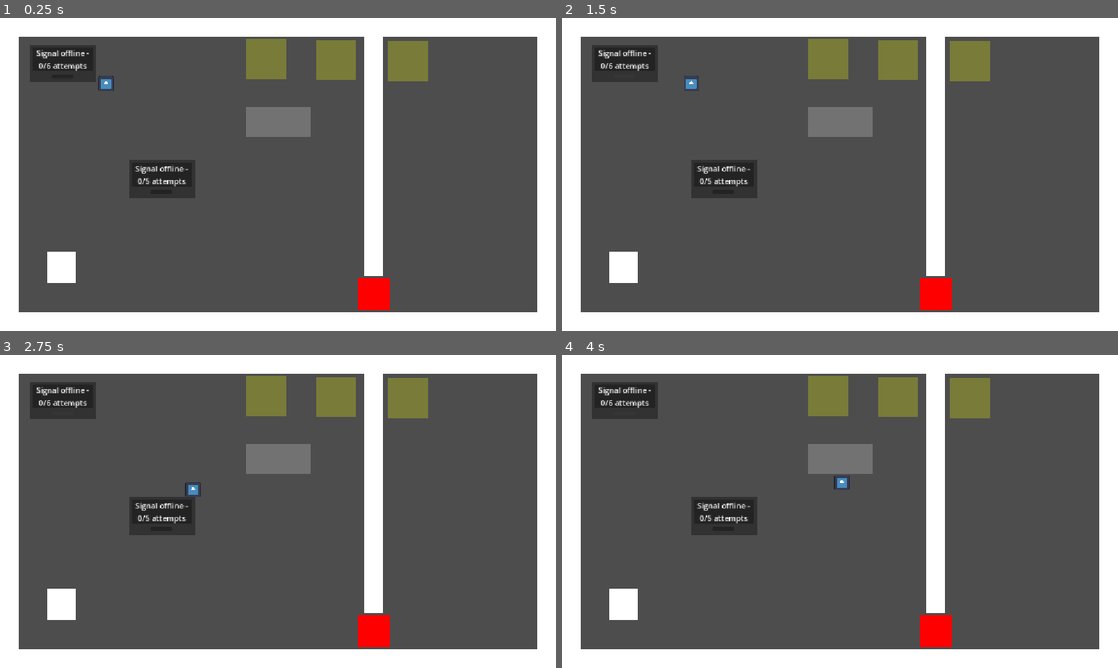
Above: before the commit, frames 1-4 (two rows, left to right).
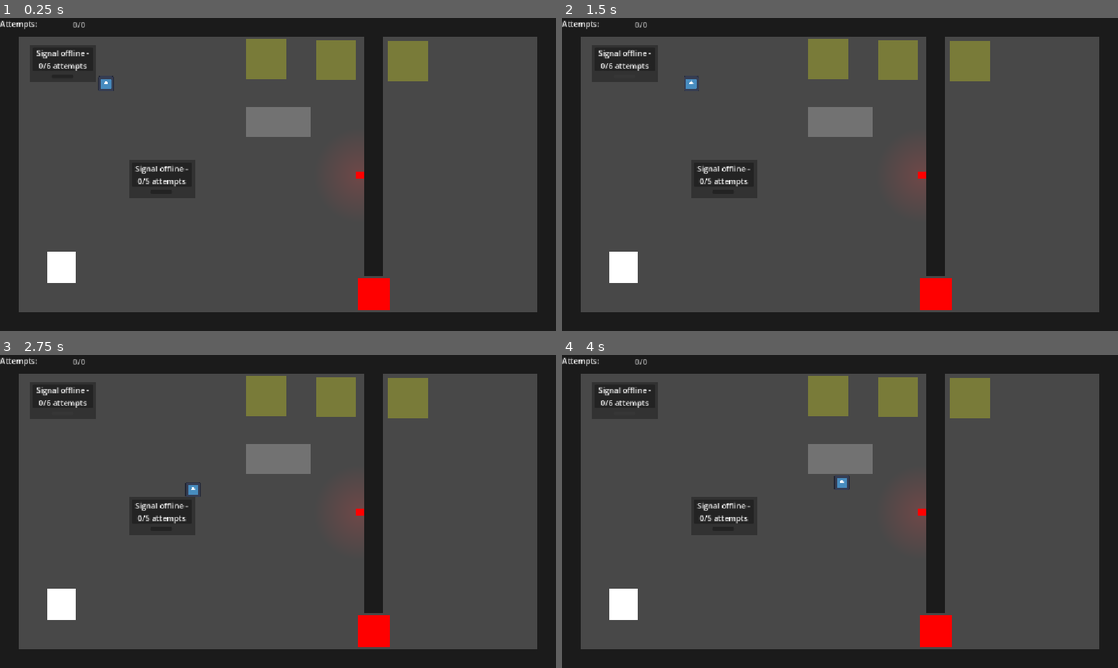
Above: after the commit, the same moments.

Repository: nicktaylor18/dead-air
Game: Godot game, scene res://scenes/Main.tscn
The game is run twice, just before and just after one commit, with the same random seed, the same clock (stepped at 60 frames per second) and the same inputs. The engine's default icon, where the game draws it, is replaced by a stand-in: a white triangle on a blue panel in a dark square.
Inputs (mouse positions are in pixels of both pictures, inside the frame that each line leads up to):
- Up to frame 1 (0.25 s): no input
- Up to frame 2 (1.5 s): click (623, 77) at 0.52 s; tap Enter at 1.25 s; hold D (Right) from 1.28 s (still down); hold E (try_connection) from 1.28 s (still down)
- Up to frame 3 (2.75 s): release D (Right) at 2.03 s; release E (try_connection) at 2.03 s; hold S (Down) from 2.03 s (still down); tap E (try_connection) at 2.1 s
- Up to frame 4 (4 s): release S (Down) at 2.78 s; hold D (Right) 2.78-3.53 s; hold E (try_connection) 2.78-3.53 s; hold W (Up) from 3.53 s (still down); tap E (try_connection) at 3.6 s

The runs differ from the first frame. In frame 1, 21% of the frame differs, in the area x 0-100%, y 0-100%; in frame 2, 21%; in frame 3, 21%; in frame 4, 21%.

Commit message:
PRACTICAL CHALLENGE The Power Restoration System

Diff:
--- a/scenes/Main.tscn
+++ b/scenes/Main.tscn
@@ -8,8 +8,15 @@
 [ext_resource type="PackedScene" uid="uid://decg628plhkwu" path="res://scenes/small_crate.tscn" id="4_vcsgt"]
 [ext_resource type="PackedScene" uid="uid://d2ssnl1gs41i4" path="res://scenes/Console.tscn" id="7_jlsqs"]
 [ext_resource type="PackedScene" uid="uid://bf2bs5q6xaef" path="res://scenes/door.tscn" id="7_q8u5g"]
+[ext_resource type="PackedScene" uid="uid://dh5j6rrgty18n" path="res://scenes/light.tscn" id="9_q8u5g"]
+[ext_resource type="PackedScene" uid="uid://cv3a2nkcy63rt" path="res://scenes/ui.tscn" id="10_lhr70"]
 
 [node name="Main" type="Node2D" unique_id=998002667]
+
+[node name="FloorRect" type="ColorRect" parent="." unique_id=127023650]
+offset_right = 1152.0
+offset_bottom = 648.0
+color = Color(0.28118682, 0.28118688, 0.28118682, 1)
 
 [node name="Player" parent="." unique_id=176103627 instance=ExtResource("1_elqb8")]
 z_index = 1
@@ -62,4 +69,11 @@
 [node name="Console2" parent="." unique_id=840979023 instance=ExtResource("7_jlsqs")]
 position = Vector2(268, 295)
 
+[node name="Light" parent="." unique_id=1583127870 instance=ExtResource("9_q8u5g")]
+position = Vector2(746, 326)
+
+[node name="UI" parent="." unique_id=1027299547 instance=ExtResource("10_lhr70")]
+
+[connection signal="attempt" from="Console" to="UI" method="_on_console_attempt"]
 [connection signal="signal_restored" from="Console" to="Interactables/Door" method="_on_console_signal_restored"]
+[connection signal="signal_restored" from="Console" to="Light" method="_on_console_signal_restored"]
--- a/scenes/console.gd
+++ b/scenes/console.gd
@@ -2,6 +2,7 @@
 
 var console_enabled: bool = false
 var attempts: int = 0
+signal attempt(attempts, required_attempts)
 signal signal_restored
 @export var required_attempts: int = 3
 @onready var status_label: Label = %StatusLabel
@@ -17,7 +18,9 @@
 	if console_enabled == true:
 		attempts += 1
 		status_label.text = "Connecting - " + str(attempts) + "/" + str(required_attempts) + " attempts"
-		print(attempts)
+		emit_signal("attempt")
+		attempt.emit(attempts,required_attempts)
+
 		if attempts >= required_attempts:
 			status_label.text = "Signal restored"
 			emit_signal("signal_restored")
--- a/scenes/hor_wall.tscn
+++ b/scenes/hor_wall.tscn
@@ -2,13 +2,20 @@
 
 [sub_resource type="RectangleShape2D" id="RectangleShape2D_rvslj"]
 size = Vector2(1152, 40)
+
+[sub_resource type="OccluderPolygon2D" id="OccluderPolygon2D_dsyr7"]
+polygon = PackedVector2Array(0, 0, 0, 40, 1152, 40, 1152, 0)
 
 [node name="HorWall" type="StaticBody2D" unique_id=1234593636]
 
 [node name="HorRect2" type="ColorRect" parent="." unique_id=718988358]
 offset_right = 1152.0
 offset_bottom = 40.0
+color = Color(0.10747976, 0.10747973, 0.10747973, 1)
 
 [node name="CollisionShape2D" type="CollisionShape2D" parent="." unique_id=19818890]
 position = Vector2(576, 20)
 shape = SubResource("RectangleShape2D_rvslj")
+
+[node name="LightOccluder2D" type="LightOccluder2D" parent="." unique_id=496483259]
+occluder = SubResource("OccluderPolygon2D_dsyr7")
--- /dev/null
+++ b/scenes/light.gd
@@ -0,0 +1,8 @@
+extends Node2D
+
+@onready var light_body: ColorRect = %LightRect
+@onready var light_source: PointLight2D = %PointLight2D
+
+func _on_console_signal_restored() -> void:
+	light_body.color = Color(0.0, 1.0, 0.0, 1.0)
+	light_source.color = Color(0.0, 1.0, 0.0, 1.0)
--- /dev/null
+++ b/scenes/light.tscn
@@ -0,0 +1,34 @@
+[gd_scene format=3 uid="uid://dh5j6rrgty18n"]
+
+[ext_resource type="Script" uid="uid://byojeddrnno0p" path="res://scenes/light.gd" id="1_2e2gu"]
+[ext_resource type="Texture2D" uid="uid://c8k4sqftypwk" path="res://assets/light.png" id="1_24oxn"]
+
+[node name="Light" type="Node2D" unique_id=415506725]
+script = ExtResource("1_2e2gu")
+
+[node name="LightRect" type="ColorRect" parent="." unique_id=250449213]
+unique_name_in_owner = true
+anchors_preset = 8
+anchor_left = 0.5
+anchor_top = 0.5
+anchor_right = 0.5
+anchor_bottom = 0.5
+offset_left = -20.0
+offset_top = -20.0
+offset_right = 20.0
+offset_bottom = 20.0
+grow_horizontal = 2
+grow_vertical = 2
+scale = Vector2(0.395, 0.395)
+pivot_offset_ratio = Vector2(0.5, 0.5)
+color = Color(1, 0, 0, 1)
+
+[node name="PointLight2D" type="PointLight2D" parent="LightRect" unique_id=1119039807]
+unique_name_in_owner = true
+position = Vector2(20, 20)
+scale = Vector2(38.5, 39.5)
+color = Color(1, 0, 0, 0.54509807)
+shadow_enabled = true
+shadow_color = Color(0, 0, 0, 0.43137255)
+texture = ExtResource("1_24oxn")
+texture_scale = 0.1
--- /dev/null
+++ b/scenes/ui.gd
@@ -0,0 +1,9 @@
+extends Control
+
+@onready var attempts_bar: ProgressBar = %ProgressBar
+@onready var attempts_label: Label = %AttemptsLabel
+
+func _on_console_attempt(attempts, max_attempts) -> void:
+	attempts_bar.value = max_attempts
+	attempts_bar.value = attempts
+	attempts_label.text = str(attempts) + "/" + str(max_attempts)
--- /dev/null
+++ b/scenes/ui.tscn
@@ -0,0 +1,38 @@
+[gd_scene format=3 uid="uid://cv3a2nkcy63rt"]
+
+[ext_resource type="Script" uid="uid://b2swimef6apnm" path="res://scenes/ui.gd" id="1_nt7q6"]
+
+[node name="UI" type="Control" unique_id=1027299547]
+layout_mode = 3
+anchors_preset = 15
+anchor_right = 1.0
+anchor_bottom = 1.0
+grow_horizontal = 2
+grow_vertical = 2
+script = ExtResource("1_nt7q6")
+
+[node name="AttemptsLabel" type="Label" parent="." unique_id=1845522493]
+unique_name_in_owner = true
+layout_mode = 0
+offset_left = 144.0
+offset_top = 2.0
+offset_right = 184.0
+offset_bottom = 25.0
+text = "0/0"
+horizontal_alignment = 1
+
+[node name="ProgressBar" type="ProgressBar" parent="." unique_id=1689778004]
+unique_name_in_owner = true
+layout_mode = 0
+offset_left = 81.0
+offset_right = 250.0
+offset_bottom = 27.0
+max_value = 6.0
+step = 1.0
+show_percentage = false
+
+[node name="BarLabel" type="Label" parent="." unique_id=1347489446]
+layout_mode = 0
+offset_right = 78.0
+offset_bottom = 23.0
+text = "Attempts:"
--- a/scenes/vert_wall.tscn
+++ b/scenes/vert_wall.tscn
@@ -2,13 +2,20 @@
 
 [sub_resource type="RectangleShape2D" id="RectangleShape2D_elqb8"]
 size = Vector2(40, 648)
+
+[sub_resource type="OccluderPolygon2D" id="OccluderPolygon2D_pbfar"]
+polygon = PackedVector2Array(40, 0, 40, 648, 0, 648, 0, 0)
 
 [node name="VertWall" type="StaticBody2D" unique_id=1485700101]
 
 [node name="VertColorRect" type="ColorRect" parent="." unique_id=817891771]
 offset_right = 40.0
 offset_bottom = 648.0
+color = Color(0.10747976, 0.10747973, 0.10747973, 1)
 
 [node name="CollisionShape2D" type="CollisionShape2D" parent="." unique_id=389819782]
 position = Vector2(20, 324)
 shape = SubResource("RectangleShape2D_elqb8")
+
+[node name="LightOccluder2D" type="LightOccluder2D" parent="." unique_id=704197470]
+occluder = SubResource("OccluderPolygon2D_pbfar")
Binary file added: assets/light.png
Not shown, added: assets/light.png.import
Not shown, added: scenes/light.gd.uid
Not shown, added: scenes/ui.gd.uid
